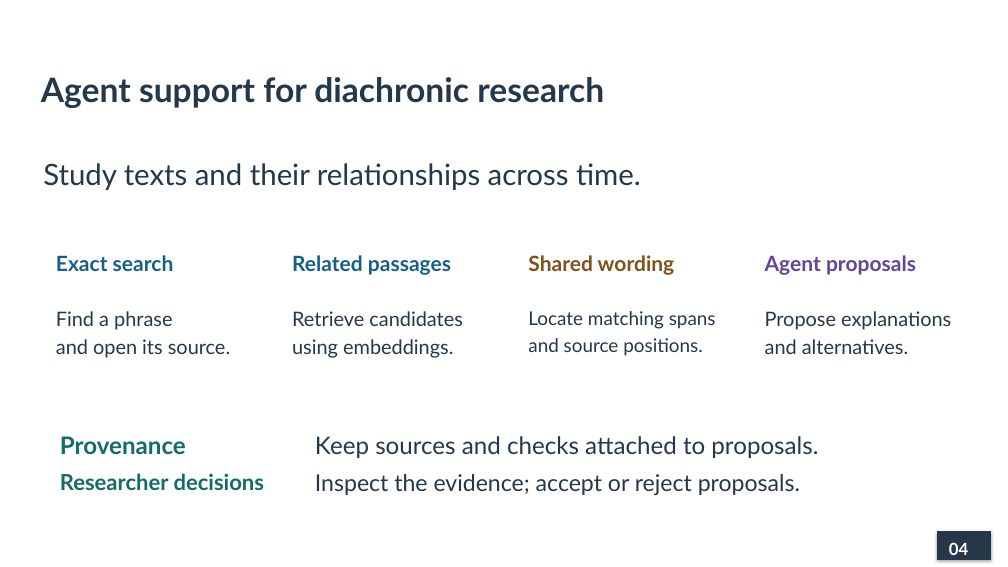
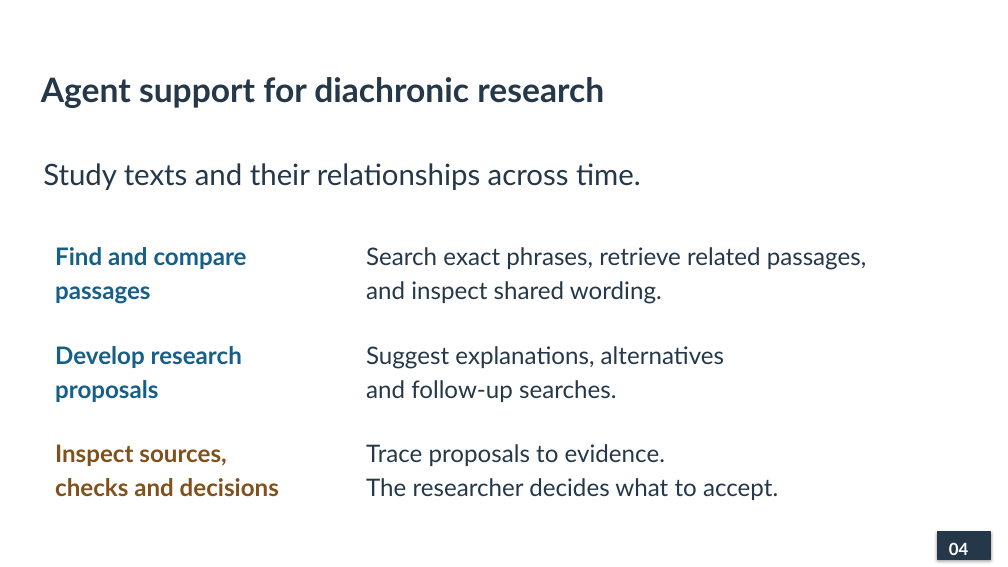
Before and after one commit to lopentu/cohort, a slide deck: slide 4 of docs/presentation/cohort-pnc-2026-main.pptx. Drawn at 1008x567 pixels with LibreOffice and Linux fonts; fonts in the diff are those of the drawing. Boxes give left, top, right and bottom in pixels: in the first picture for what was removed or moved away, otherwise in the second. Text is boxed around its words. In the diff, an @@ line names an element or a change of style, - is before the commit and + after.

Commit message:
Group slide four into passage work, proposals and evidence review

```diff
--- a/docs/presentation/cohort-pnc-2026-main.pptx
+++ b/docs/presentation/cohort-pnc-2026-main.pptx
@@ text at (x1=55, y1=247, x2=247, y2=304): text changed; size 20 to 23 pt @@
-Exact search
+Find and compare
+passages
@@ text removed at (x1=292, y1=255, x2=451, y2=275) @@
-Related passages
@@ text at (x1=366, y1=247, x2=866, y2=304): text changed; size 19 to 23 pt @@
-Find a phrase
-and open its source.
+Search exact phrases, retrieve related passages,
+and inspect shared wording.
@@ text removed at (x1=528, y1=255, x2=675, y2=275) @@
-Shared wording
@@ text removed at (x1=765, y1=255, x2=916, y2=275) @@
-Agent proposals
@@ text removed at (x1=292, y1=311, x2=463, y2=358) @@
-Retrieve candidates
-using embeddings.
@@ text removed at (x1=528, y1=311, x2=716, y2=356) @@
-Locate matching spans
-and source positions.
@@ text removed at (x1=765, y1=311, x2=951, y2=354) @@
-Propose explanations
-and alternatives.
@@ text added at (x1=55, y1=346, x2=242, y2=402), 23 pt, text #155F88, bold @@
+Develop research
+proposals
@@ text added at (x1=366, y1=346, x2=724, y2=402), 23 pt, text #24384A @@
+Suggest explanations, alternatives
+and follow-up searches.
@@ text added at (x1=55, y1=444, x2=279, y2=496), 23 pt, text #80511B, bold @@
+Inspect sources,
+checks and decisions
@@ text removed at (x1=60, y1=436, x2=186, y2=454) @@
-Provenance
@@ text removed at (x1=315, y1=436, x2=818, y2=458) @@
-Keep sources and checks attached to proposals.
@@ text added at (x1=366, y1=444, x2=778, y2=500), 23 pt, text #24384A @@
+Trace proposals to evidence.
+The researcher decides what to accept.
@@ text removed at (x1=60, y1=473, x2=265, y2=490) @@
-Researcher decisions
@@ text removed at (x1=315, y1=474, x2=800, y2=495) @@
-Inspect the evidence; accept or reject proposals.
```
Also in this commit, not shown: 2 other slides changed.
